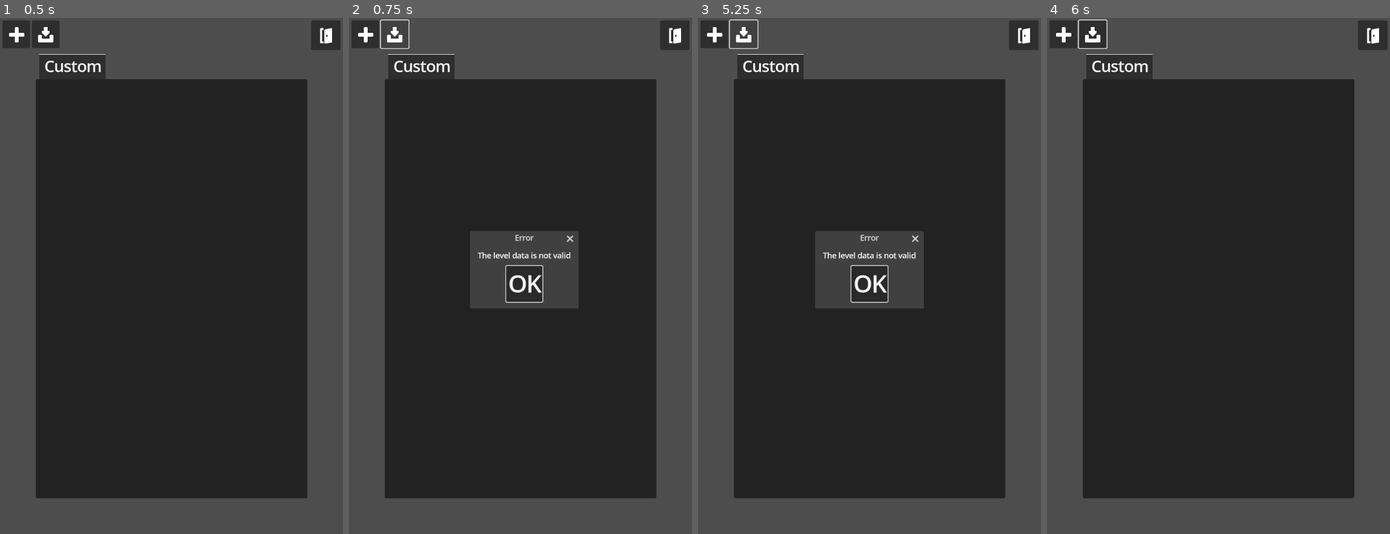
Above: before the commit, frames 1-4 (left to right).
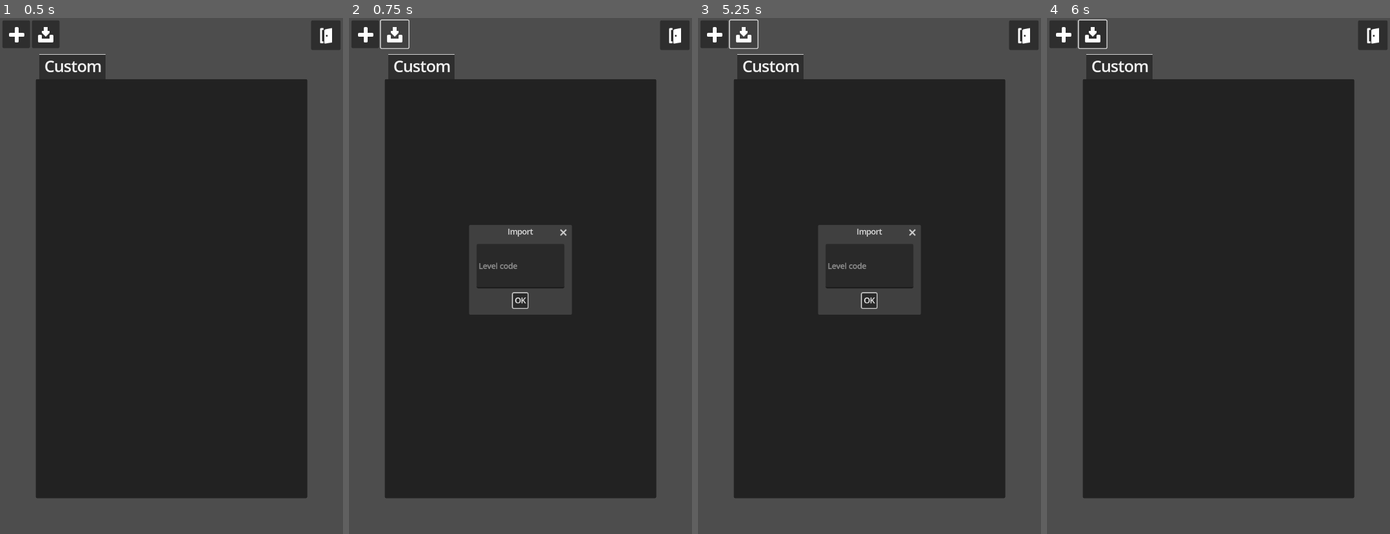
Above: after the commit, the same moments.

Repository: MichalHrbek/wallsnballs
Game: Godot game, scene res://scenes/ui/level_select/level_edit_select.tscn
The game is run twice, just before and just after one commit, with the same random seed, the same clock (stepped at 60 frames per second) and the same inputs. This scene is started directly instead of the project's main scene.
Inputs (mouse positions are in pixels of both pictures, inside the frame that each line leads up to):
- Up to frame 1 (0.5 s): no input
- Up to frame 2 (0.75 s): click (393, 33) at 0.5 s
- Up to frame 3 (5.25 s): click (715, 33) at 1.25 s; click (715, 33) at 2 s; click (1023, 33) at 2.75 s; click (1023, 33) at 3.5 s; click "OK" at 4.25 s; click (742, 33) at 5 s
- Up to frame 4 (6 s): click "OK" at 5.75 s

Frame 1 is identical in both runs. In frame 2, 1.7% of the frame differs, in the area x 35-67%, y 40-58%; in frame 3, 1.6%; in frame 4, nothing differs.

Commit message:
Import, export fixes

Diff:
--- /dev/null
+++ b/assets/popup_theme.tres
@@ -0,0 +1,4 @@
+[gd_resource type="Theme" format=3 uid="uid://b5rdw2src0k2l"]
+
+[resource]
+Button/font_sizes/font_size = 16
--- a/scenes/ui/level_select/level_edit_select.tscn
+++ b/scenes/ui/level_select/level_edit_select.tscn
@@ -7,6 +7,7 @@
 [ext_resource type="Script" path="res://scenes/ui/level_select/edit_new_level_button.gd" id="5_npnft"]
 [ext_resource type="Texture2D" uid="uid://cde6ka1dqjs1g" path="res://assets/icons/import.png" id="6_0856u"]
 [ext_resource type="Script" path="res://scripts/ui/level_import.gd" id="7_xawq7"]
+[ext_resource type="Theme" uid="uid://b5rdw2src0k2l" path="res://assets/popup_theme.tres" id="8_01a8b"]
 
 [node name="LevelSelect" instance=ExtResource("1_0g65h")]
 
@@ -36,14 +37,32 @@
 [node name="ImportLevelButton" type="Button" parent="HBoxContainer" index="1"]
 layout_mode = 2
 icon = ExtResource("6_0856u")
-script = ExtResource("7_xawq7")
 
 [node name="AcceptDialog" type="AcceptDialog" parent="HBoxContainer/ImportLevelButton" index="0"]
 title = "Error"
 initial_position = 2
-size = Vector2i(196, 124)
+size = Vector2i(212, 100)
+theme = ExtResource("8_01a8b")
 dialog_text = "The level data is not valid"
 
+[node name="ImportDialog" type="AcceptDialog" parent="HBoxContainer/ImportLevelButton" index="1"]
+auto_translate_mode = 1
+title = "Import"
+initial_position = 2
+size = Vector2i(200, 150)
+theme = ExtResource("8_01a8b")
+
+[node name="LineEdit" type="LineEdit" parent="HBoxContainer/ImportLevelButton/ImportDialog" index="3"]
+offset_left = 8.0
+offset_top = 8.0
+offset_right = 192.0
+offset_bottom = 101.0
+size_flags_vertical = 3
+placeholder_text = "Level code"
+script = ExtResource("7_xawq7")
+
 [connection signal="pressed" from="HBoxContainer/EditNewLevelButton" to="HBoxContainer/EditNewLevelButton" method="_on_pressed"]
-[connection signal="invalid_data" from="HBoxContainer/ImportLevelButton" to="HBoxContainer/ImportLevelButton/AcceptDialog" method="set_visible" binds= [true]]
-[connection signal="pressed" from="HBoxContainer/ImportLevelButton" to="HBoxContainer/ImportLevelButton" method="import_from_clipboard"]
+[connection signal="pressed" from="HBoxContainer/ImportLevelButton" to="HBoxContainer/ImportLevelButton/ImportDialog" method="show"]
+[connection signal="confirmed" from="HBoxContainer/ImportLevelButton/ImportDialog" to="HBoxContainer/ImportLevelButton/ImportDialog/LineEdit" method="import"]
+[connection signal="focus_entered" from="HBoxContainer/ImportLevelButton/ImportDialog/LineEdit" to="HBoxContainer/ImportLevelButton/ImportDialog/LineEdit" method="_on_focus_entered"]
+[connection signal="invalid_data" from="HBoxContainer/ImportLevelButton/ImportDialog/LineEdit" to="HBoxContainer/ImportLevelButton/AcceptDialog" method="show"]
--- a/scripts/balls/ball.gd
+++ b/scripts/balls/ball.gd
@@ -17,9 +17,12 @@
 		var query = PhysicsRayQueryParameters2D.create(global_position, goal, mask)
 		var result = space_state.intersect_ray(query)
 		if result and result.collider is Wall and result.collider.hit(self):
-			global_position = lerp(global_position, result.position, (1.0-(0.02*ff_ratio))) # :( Close enough
-			direction = direction.bounce(result.normal)
-			_rem = (goal-global_position).length()
+			if result.normal == Vector2.ZERO:
+				print_debug("0,0 normal")
+			else:
+				global_position = lerp(global_position, result.position, (1.0-(0.02*ff_ratio))) # :( Close enough
+				direction = direction.bounce(result.normal)
+				_rem = (goal-global_position).length()
 		else:
 			_rem = 0
 			global_position = goal
--- a/scripts/resources/level_res.gd
+++ b/scripts/resources/level_res.gd
@@ -66,7 +66,7 @@
 	decoded.sha1_text()
 	var check = decoded.substr(0,40)
 	var level_data = decoded.substr(41)
-	print(check, " - ", level_data.sha1_text())
+	print_debug(check, " - ", level_data.sha1_text())
 	if check == level_data.sha1_text():
 		return parse_format(decoded.substr(41))
 	else:
--- a/scripts/ui/level_editor.gd
+++ b/scripts/ui/level_editor.gd
@@ -76,7 +76,7 @@
 		index_to_pos[index] = Vector2i(x,y)
 	return index
 
-func _on_save_pressed():
+func write_to_res():
 	level_res.balls = int(_balls.value)
 	level_res.name = _name.text
 
@@ -92,6 +92,9 @@
 	level_res.walls.resize(level_res.height*level_res.width)
 	for i in pos_to_index:
 		level_res.walls[i.x+(max_y-i.y)*level_res.width] = level.walls[pos_to_index[i]].to_res()
+
+func _on_save_pressed():
+	write_to_res()
 
 	if !DirAccess.dir_exists_absolute(Level.CUSTOM_LEVELS_DIR):
 		DirAccess.make_dir_absolute(Level.CUSTOM_LEVELS_DIR)
--- a/scripts/ui/level_export.gd
+++ b/scripts/ui/level_export.gd
@@ -3,4 +3,5 @@
 @export var level_editor: LevelEditor
 
 func export_into_clipboard():
+	level_editor.write_to_res()
 	DisplayServer.clipboard_set(level_editor.level_res.export_share())
--- a/scripts/ui/level_import.gd
+++ b/scripts/ui/level_import.gd
@@ -1,13 +1,25 @@
-extends Button
+extends LineEdit
 
 signal invalid_data
 
 func import_from_clipboard():
-	# TODO: Let user input into a textbox
-	var lvl = LevelRes.import_share(DisplayServer.clipboard_get())
-	print(lvl)
+	import_from_string(DisplayServer.clipboard_get())
+
+func import_from_string(data: String):
+	var lvl = LevelRes.import_share(data)
 	if lvl:
 		GlobalUiState.selected_level = lvl
 		get_tree().change_scene_to_file("res://scenes/game/level_editor.tscn")
 	else:
 		invalid_data.emit()
+
+func import():
+	if text:
+		import_from_string(text.strip_edges())
+
+# Needed to allow pasting
+func _on_focus_entered():
+	if OS.has_feature("web"):
+		var resp = JavaScriptBridge.eval("window.prompt()")
+		if resp:
+			text = resp
Not shown: 1 places in scenes/ui/level_select/level_edit_select.tscn that only renumber resources
